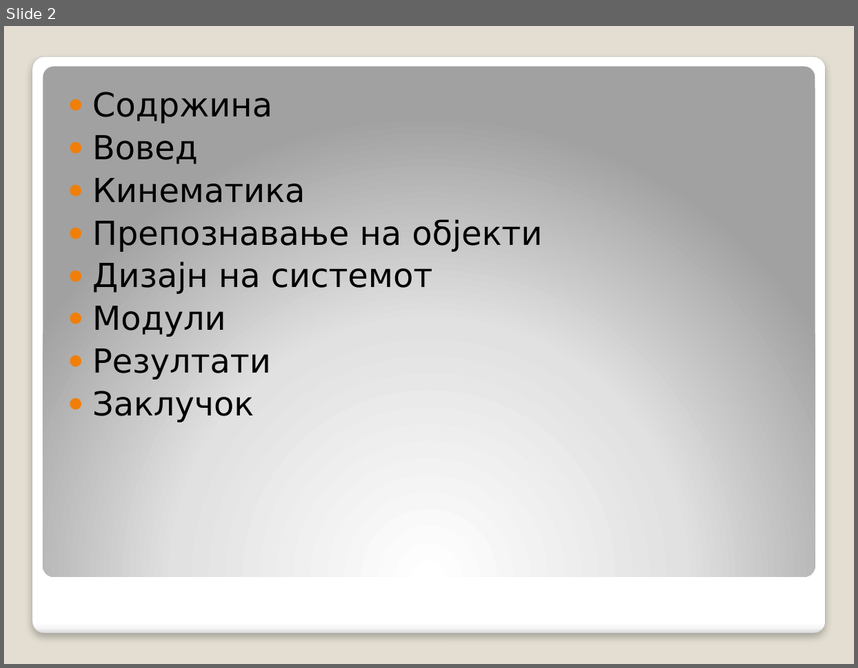
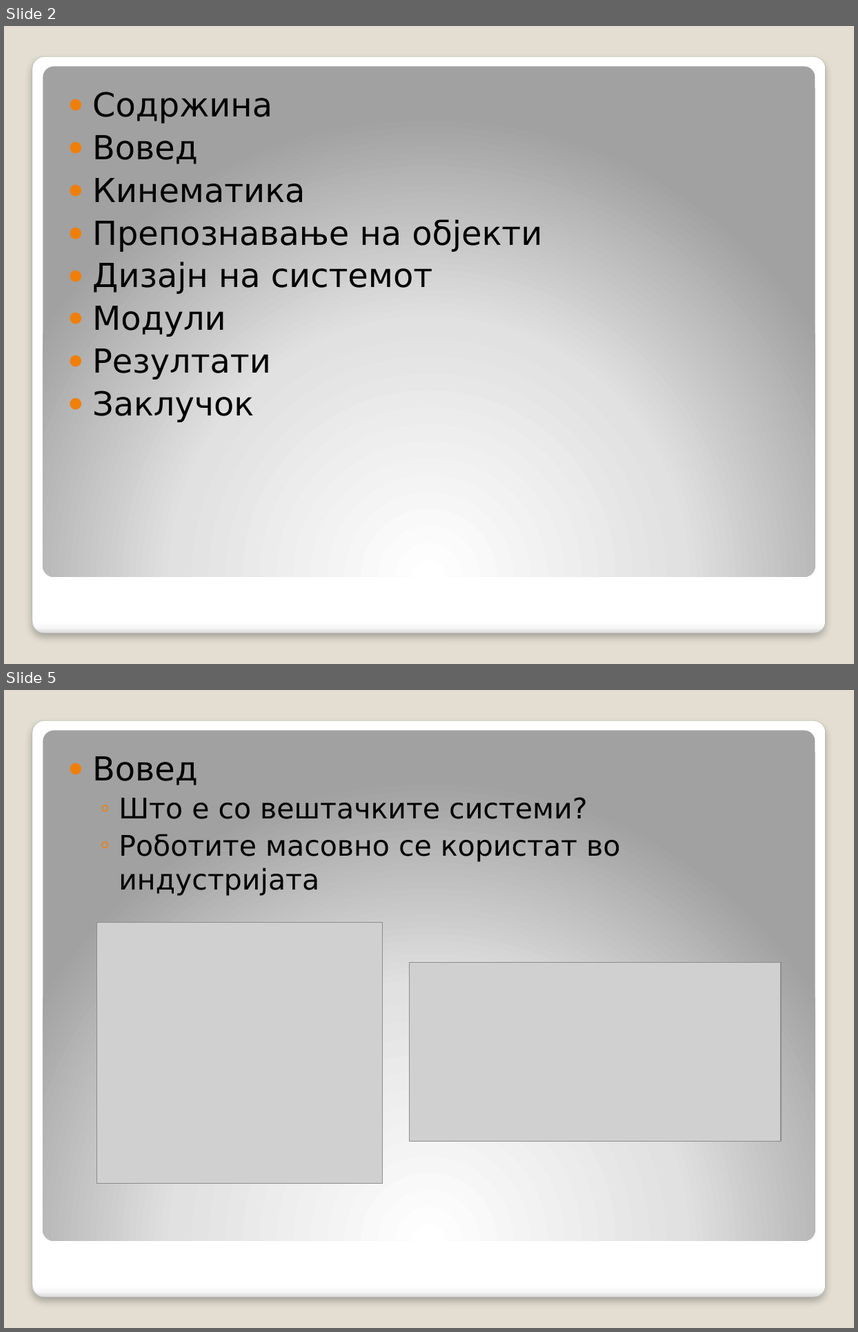
Before and after one commit to decoder015/diplomska, a slide deck: Paper/Компјутерска визија во роботика.pptx. Shown one above the other, each under a label of ours: slide 2 before the commit, slides 2 and 5 after it; the slides between them are not shown. The pictures are 858x668 and 858x1332 pixels, drawn with LibreOffice and Linux fonts; fonts in the diff are those of the drawing; grey boxes stand for pictures. Boxes give left, top, right and bottom in pixels: in the first picture for what was removed or moved away, otherwise in the second. Text is boxed around its words. In the diff, an @@ line names an element or a change of style, - is before the commit and + after.

```diff
--- a/Paper/Компјутерска визија во роботика.pptx
+++ b/Paper/Компјутерска визија во роботика.pptx
@@ slide 5 added at [4,690,854,1328], background #E3DED1; not listed: 2 template elements that a slide beside it also shows @@
@@ text added at [92,756,620,896], 24 pt, text #000000 @@
+● Вовед
+  ◦ Што е со вештачките системи?
+  ◦ Роботите масовно се користат во индустријата
@@ picture added at [96,922,382,1183] @@
@@ picture added at [410,962,782,1141] @@
```
Also in this commit, not shown: 3 other slides added, 1 slide removed, 3 other files.
